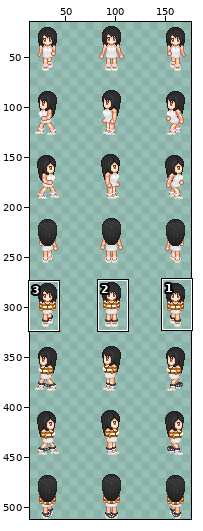
File history of a sprite sheet, img/characters/MV_FF8_Rinoa.png. Above: a wide view before the commit, with the close-up outlined.
Close-up. Earlier state:
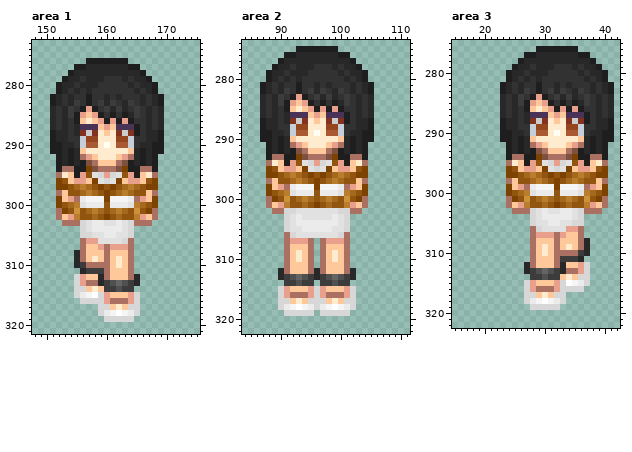
The file is 768x512 pixels. Shown: area 1: x 148..175, y 273..321; area 2: x 84..111, y 274..322; area 3: x 15..42, y 275..322. The wide view leaves out empty margins. The commit also changed other parts of the picture, which this record leaves out.
Once edited:
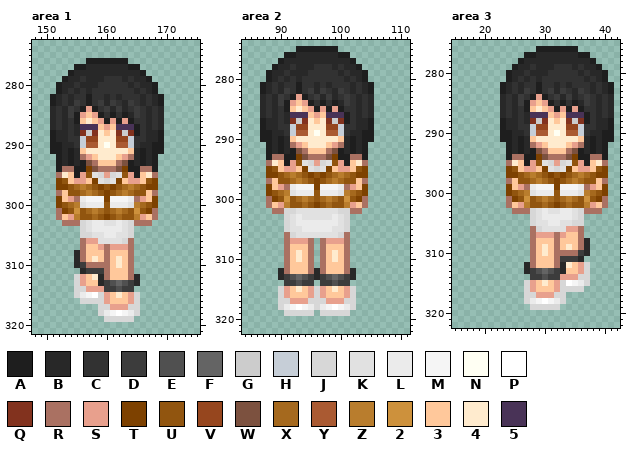
Palette (. is transparent): A #1e1e1e  B #282828  C #323232  D #3c3c3c  E #505050  F #646464  G #cccccc  H #c6ced7  J #d7d7d7  K #e1e1e1  L #ebebeb  M #f5f5f5  N #fffff3  P #ffffff  Q #82321e  R #aa7162  S #e8a08d  T #7d4100  U #91550f  V #96461e  W #7c513f  X #a5691e  Y #aa5a32  Z #b97d2d  2 #cd913c  3 #ffc89b  4 #ffebce  5 #493357
Diff:
--- area 1
@@ x 155..165 @@
 311 .BDDDR333R.
-312 JS33BR333RB
-313 JSRRBDEFEDB
-314 JJ343DDEDD.
-315 JLMPJS333SJ
-316 .JJJJSRRRSJ
-317 ....JJ343JJ
+312 JS34BR333RB
+313 JS33BDEFEDB
+314 JJSSSDDEDD.
+315 JLMPJS343SJ
+316 .JJJJS333SJ
+317 ....JJSSSJJ
 318 ....JLMPMLJ
--- area 2
@@ x 90..102 @@
 314 .DDEDD.DDEDD.
-315 JS333SJS333SJ
-316 JSRRRSJSRRRSJ
-317 JJ343JJJ343JJ
+315 JS343SJS343SJ
+316 JS333SJS333SJ
+317 JJSSSJJJSSSJJ
 318 JLMPMLJLMPMLJ
--- area 3
@@ x 27..37 @@
 311 .R333RDDDB.
-312 BR333RB33SJ
-313 BDEFEDBRRSJ
-314 .DDEDD343JJ
-315 JS333SJPMLJ
-316 JSRRRSJJJJ.
-317 JJ343JJ....
+312 BR333RB43SJ
+313 BDEFEDB33SJ
+314 .DDEDDSSSJJ
+315 JS343SJPMLJ
+316 JS333SJJJJ.
+317 JJSSSJJ....
 318 JLMPMLJ....
Changed places in both close-ups, as pixel boxes (x1, y1, x2, y2):
changed: (86, 274, 128, 310)
changed: (290, 286, 344, 304)
changed: (536, 262, 578, 298)
